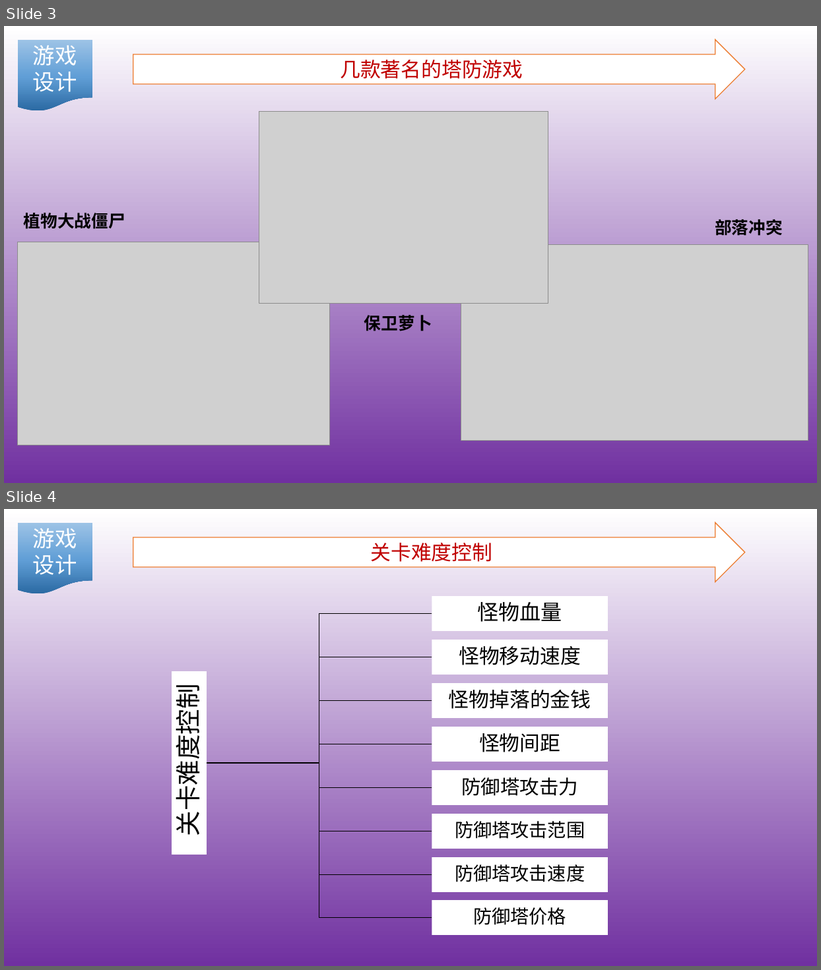
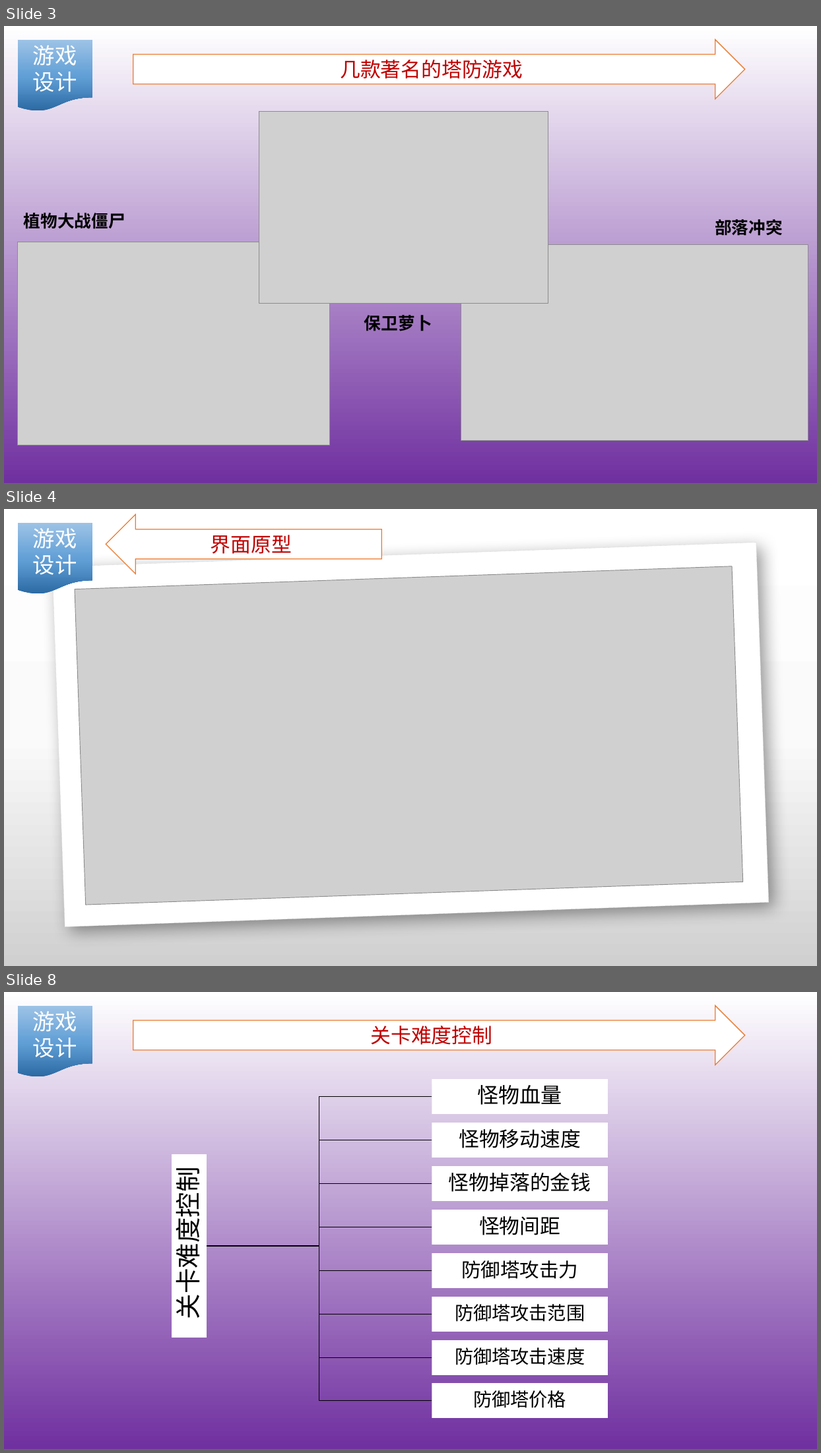
Before and after one commit to SE2017-G01/TowerDefense-game, a slide deck: Introduction/课堂展示/项目需求说明书.pptx. Shown one above the other, each under a label of ours: slides 3 and 4 before the commit, slides 3, 4 and 8 after it; the slides between them are not shown. The pictures are 821x970 and 821x1453 pixels, drawn with LibreOffice and Linux fonts; fonts in the diff are those of the drawing; grey boxes stand for pictures. Boxes give left, top, right and bottom in pixels: in the first picture for what was removed or moved away, otherwise in the second. Text is boxed around its words. In the diff, an @@ line names an element or a change of style, - is before the commit and + after.

```diff
--- a/Introduction/课堂展示/项目需求说明书.pptx
+++ b/Introduction/课堂展示/项目需求说明书.pptx
@@ slide 4 added at box(4, 509, 817, 966), background gradient #FFFFFF to #FBFBFB to #D1D1D1 @@
@@ flow chart document added at box(17, 522, 92, 594), fill gradient #2A69A2 to #609ED6 to #9DC3E6, 26 pt, text #FFFFFF @@
+游戏设计
@@ right arrow added at box(106, 514, 382, 574), fill #FFFFFF, outline #ED7D31 1 pt, 24 pt, text #C00000 @@
+界面原型
@@ rectangle added at box(52, 543, 769, 927), fill #FFFFFF, outline #DDDDDD 0.25 pt @@
@@ picture added at box(75, 566, 743, 905) @@
@@ what was slide 4 is now slide 8 @@
```
Also in this commit, not shown: 1 slide changed, 3 other slides added.
